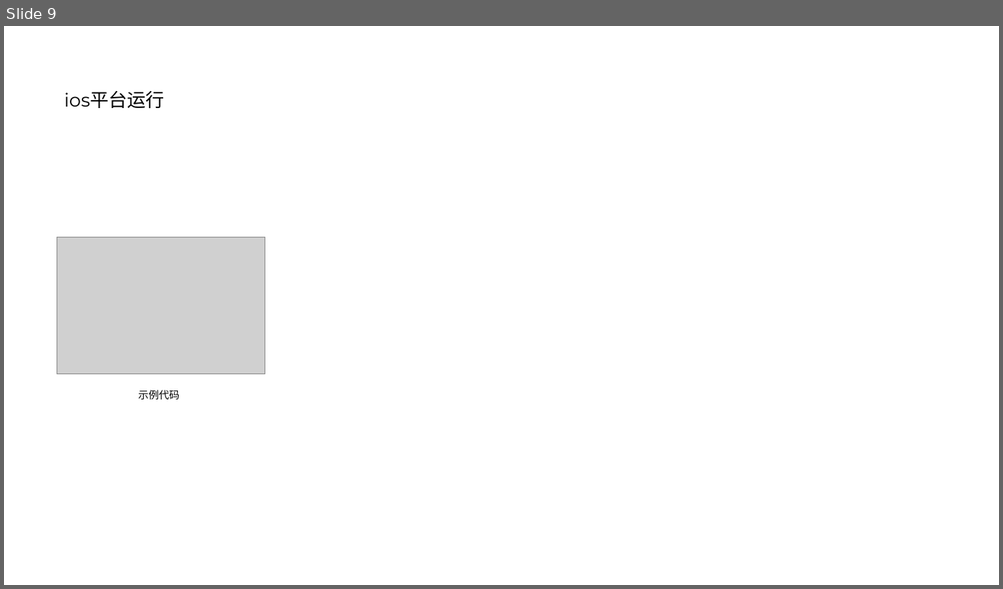
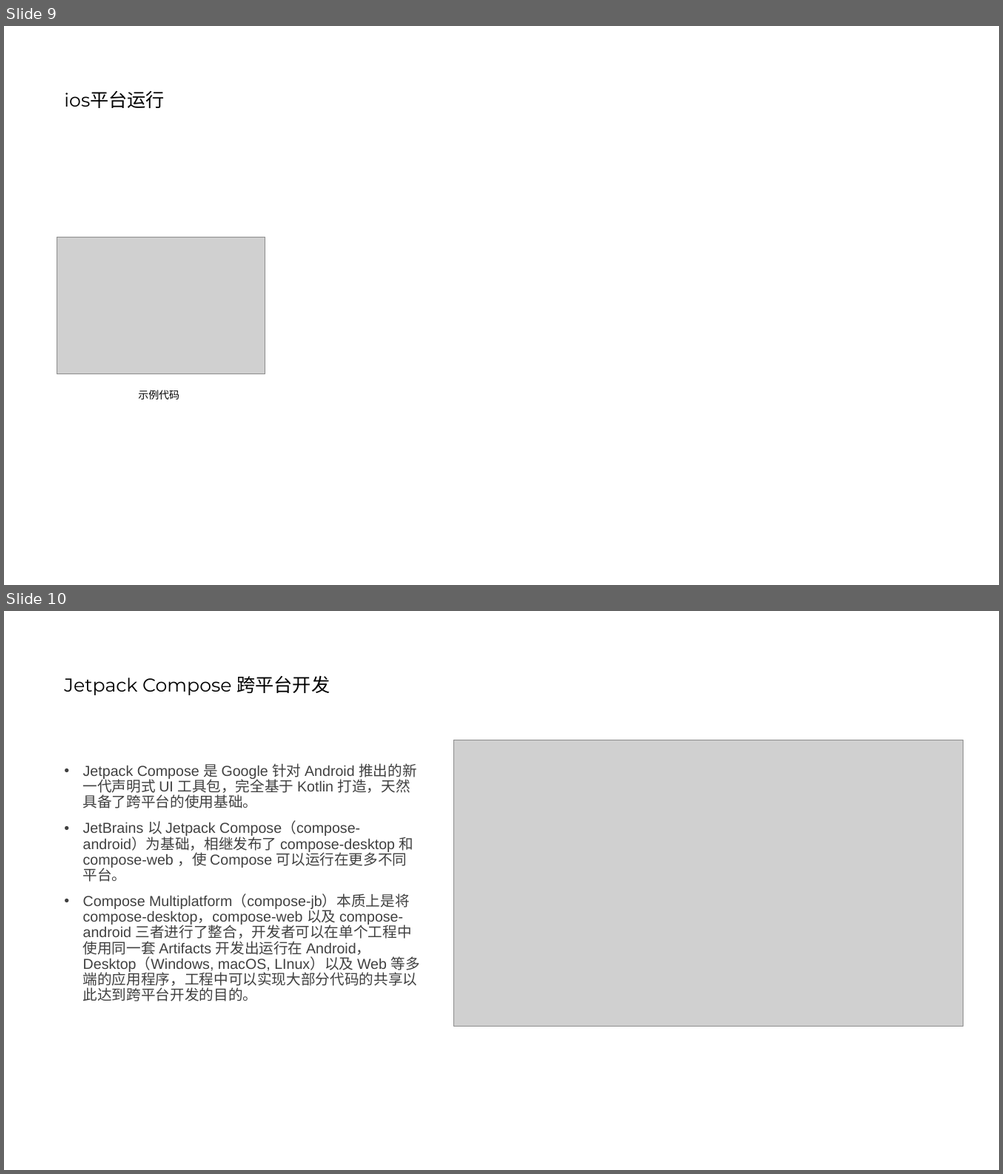
Before and after one commit to nosleepy/multiplatform_app, a slide deck: Kotlin跨平台开发实践.pptx. Shown one above the other, each under a label of ours: slide 9 before the commit, slides 9 and 10 after it. The pictures are 1003x589 and 1003x1174 pixels, drawn with LibreOffice and Linux fonts; fonts in the diff are those of the drawing; grey boxes stand for pictures. Boxes give left, top, right and bottom in pixels: in the first picture for what was removed or moved away, otherwise in the second. Text is boxed around its words. In the diff, an @@ line names an element or a change of style, - is before the commit and + after.

Commit message:
finish ppt

```diff
--- a/Kotlin跨平台开发实践.pptx
+++ b/Kotlin跨平台开发实践.pptx
@@ slide 10 added at (4, 611, 999, 1170), background #FFFFFF @@
@@ title added at (64, 676, 330, 695), 18 pt, text #000000 @@
+Jetpack Compose 跨平台开发
@@ picture added at (454, 740, 963, 1027) @@
@@ text added at (83, 763, 420, 1002), 14 pt, text #404040 @@
+• Jetpack Compose 是 Google 针对 Android 推出的新一代声明式 UI 工具包，完全基于 Kotlin 打造，天然具备了跨平台的使用基础。
+• JetBrains 以 Jetpack Compose（compose-android）为基础，相继发布了 compose-desktop 和 compose-web ，使 Compose 可以运行在更多不同平台。
+• Compose Multiplatform（compose-jb）本质上是将 compose-desktop，compose-web 以及 compose-android 三者进行了整合，开发者可以在单个工程中使用同一套 Artifacts 开发出运行在 Android，Desktop（Windows, macOS, LInux）以及 Web 等多端的应用程序，工程中可以实现大部分代码的共享以此达到跨平台开发的目的。
```
Also in this commit, not shown: 14 other slides added, 1 other file.
